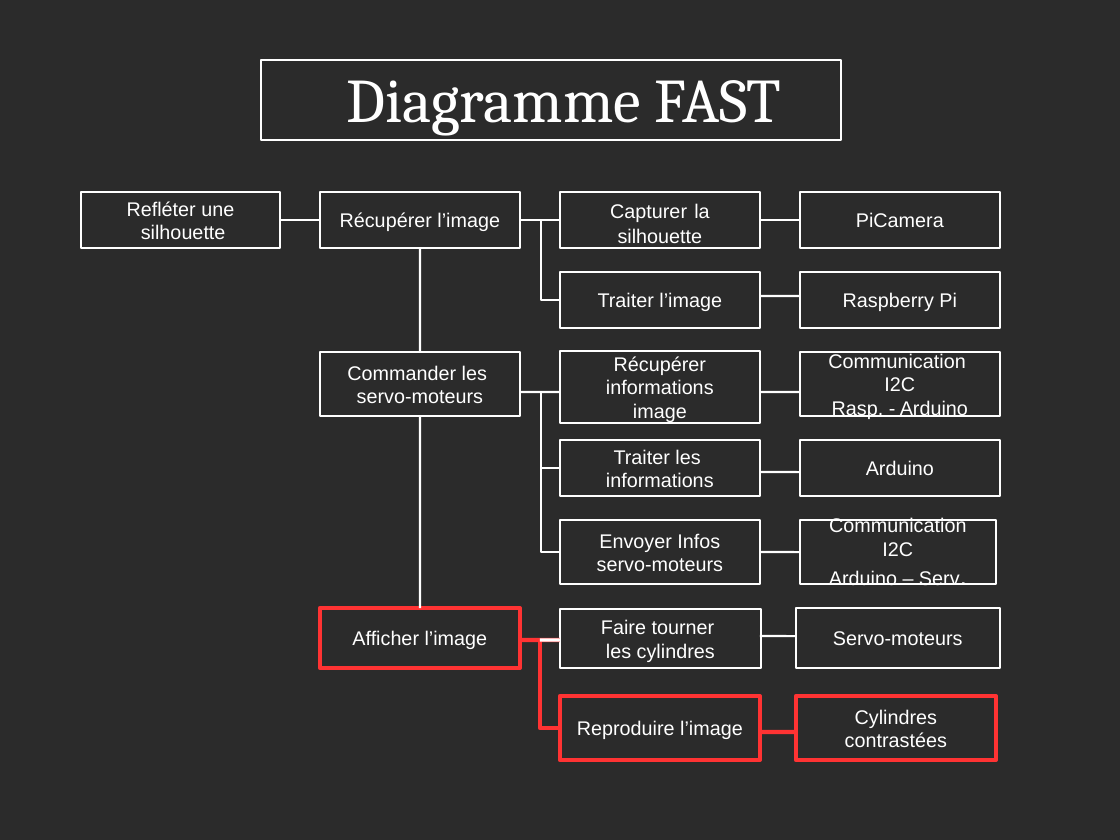
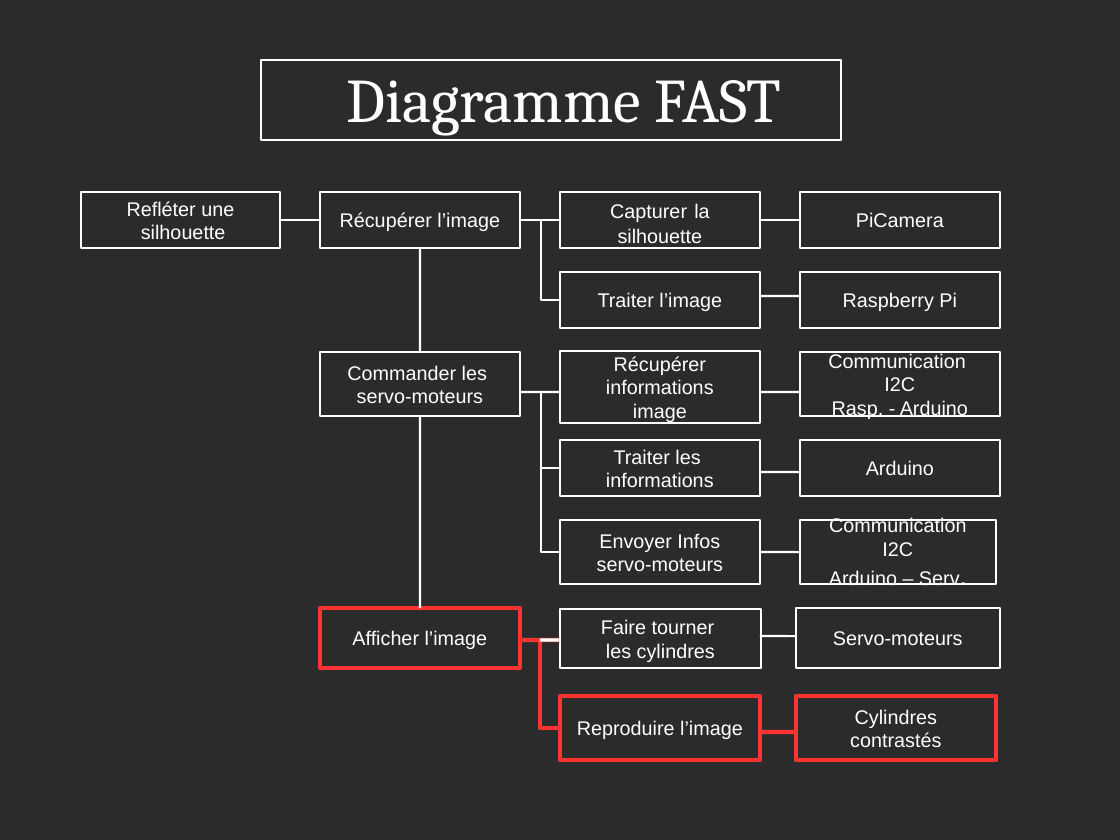
Before and after one commit to julienp17/WaveMirror, a slide deck: slide 3 of presentation/modelisation.odp. Drawn at 1120x840 pixels with LibreOffice and Linux fonts; fonts in the diff are those of the drawing; background and template pictures are left out; a plain dark background stands for a picture behind light text. Boxes give left, top, right and bottom in pixels: in the first picture for what was removed or moved away, otherwise in the second. Text is boxed around its words. In the diff, an @@ line names an element or a change of style, - is before the commit and + after.

```diff
--- a/presentation/modelisation.odp
+++ b/presentation/modelisation.odp
@@ text in rectangle at [850,732,941,747]: text changed @@
-contrastées
+contrastés
```
Also in this commit, not shown: 7 other slides changed.
